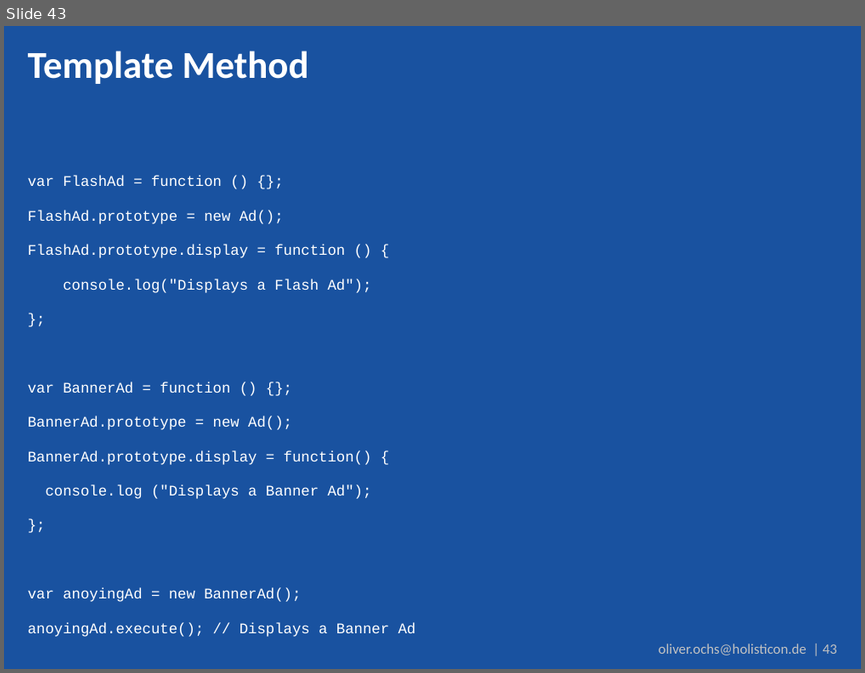
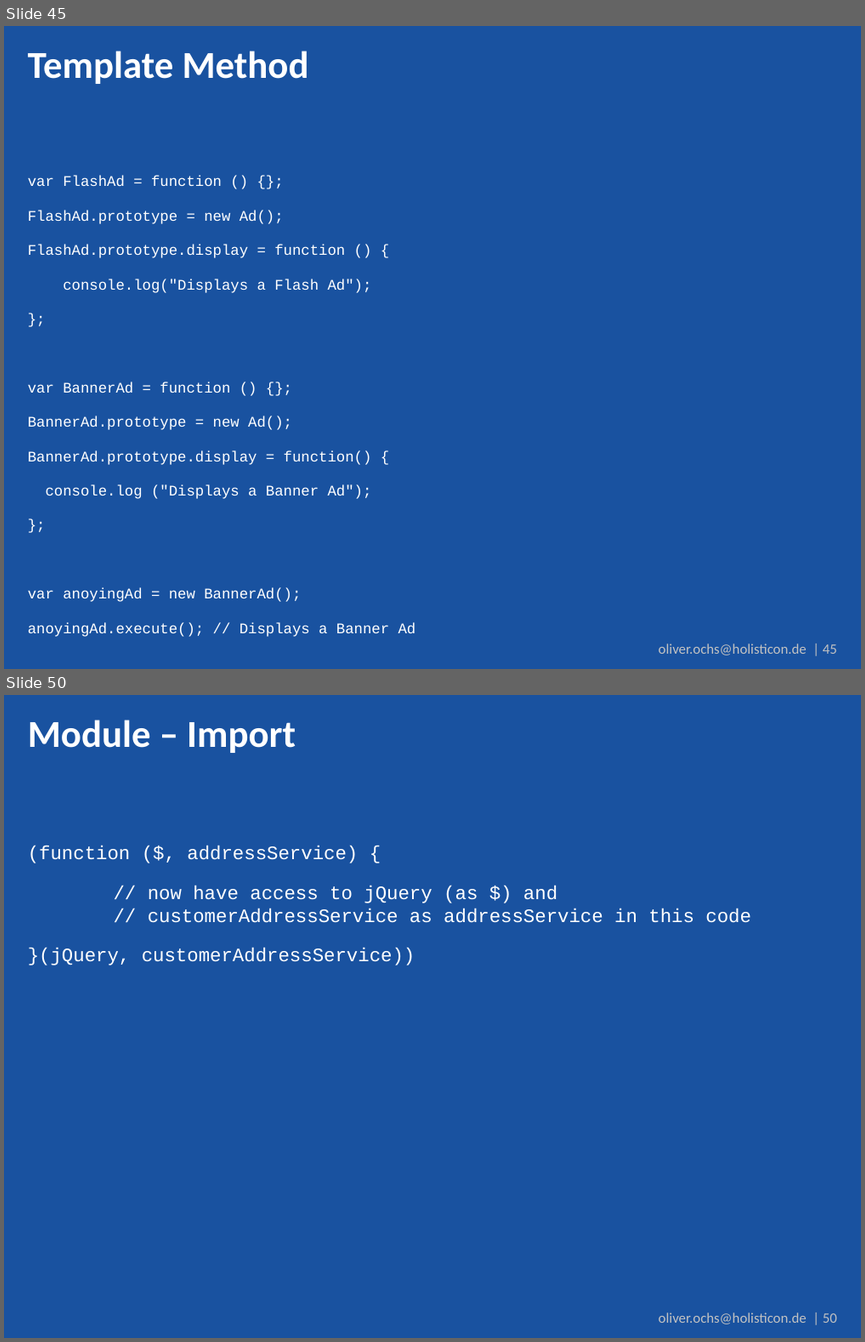
Before and after one commit to simonox/js-workshop, a slide deck: Tag 2.pptx. Shown one above the other, each under a label of ours: slide 43 before the commit, slides 45 and 50 after it; the slides between them are not shown. The pictures are 865x673 and 865x1342 pixels, drawn with LibreOffice and Linux fonts; fonts in the diff are those of the drawing; background and template pictures are left out. Boxes give left, top, right and bottom in pixels: in the first picture for what was removed or moved away, otherwise in the second. Text is boxed around its words. In the diff, an @@ line names an element or a change of style, - is before the commit and + after.

Commit message:
Added Module Pattern to go straight into CommonJS / AMD

```diff
--- a/Tag 2.pptx
+++ b/Tag 2.pptx
@@ slide 50 added at bbox=[4, 695, 861, 1338], background #1952A0; not listed: 1 template element that a slide beside it also shows @@
@@ title added at bbox=[28, 720, 296, 753], 32 pt, text #FFFFFF, bold @@
+Module – Import
@@ text added at bbox=[28, 845, 751, 965], 16 pt, text #FFFFFF @@
+(function ($, addressService) {
+// now have access to jQuery (as $) and
+// customerAddressService as addressService in this code
+}(jQuery, customerAddressService))
@@ what was slide 43 is now slide 45 @@
@@ text at bbox=[658, 643, 837, 655]: text changed @@
-oliver.ochs@holisticon.de | 43
+oliver.ochs@holisticon.de | 45
```
Also in this commit, not shown: 2 slides changed, 15 other slides added.
